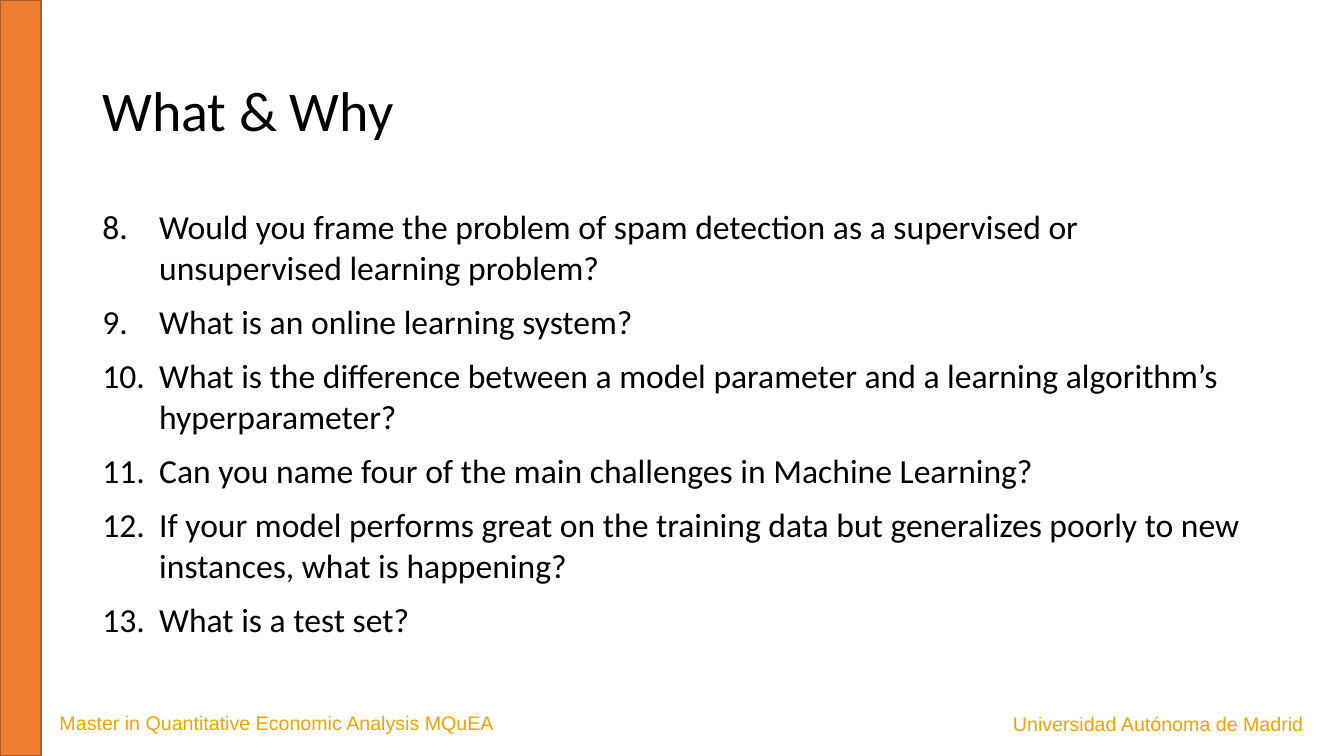
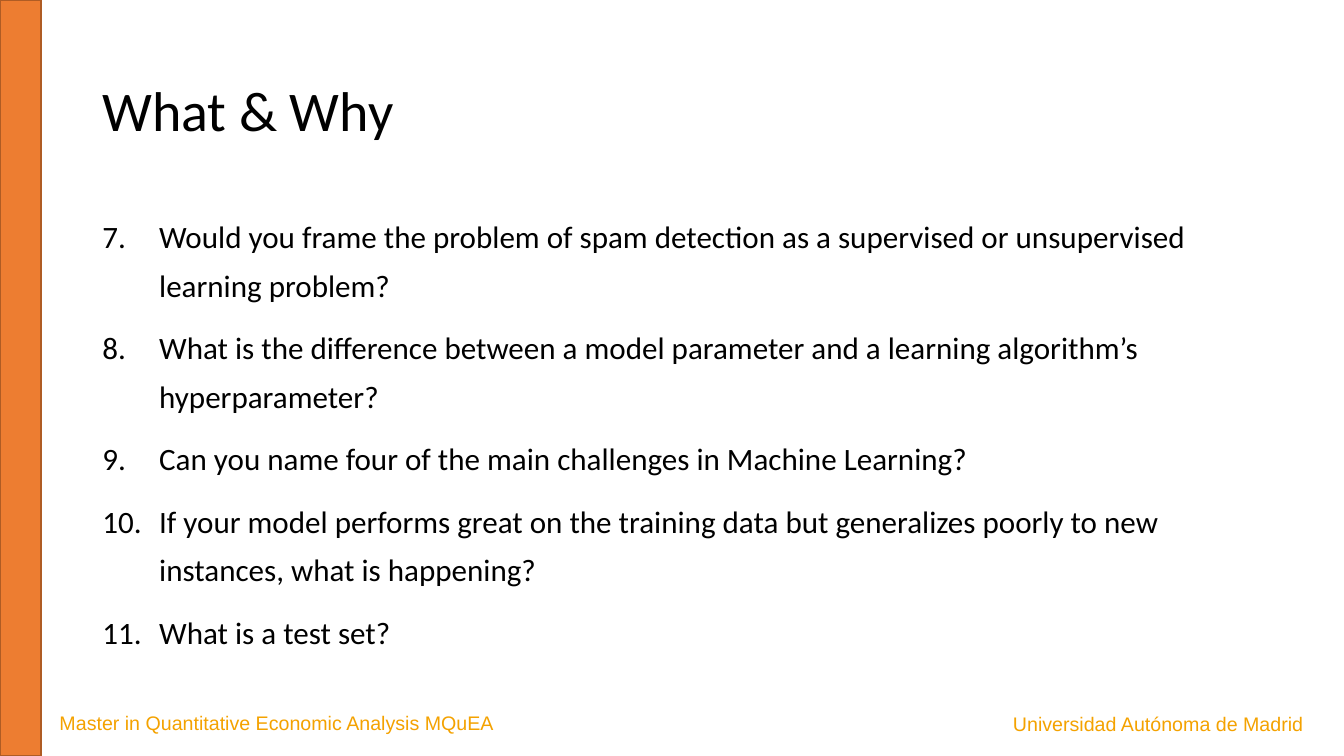
Before and after one commit to JavierBas/IMLEF-MQuEA, a slide deck: slide 4 of Course content/Slides/Topic 1 What is ML.pptx. Drawn at 1344x756 pixels with LibreOffice and Linux fonts; fonts in the diff are those of the drawing. Boxes give left, top, right and bottom in pixels: in the first picture for what was removed or moved away, otherwise in the second. Text is boxed around its words. In the diff, an @@ line names an element or a change of style, - is before the commit and + after.

```diff
--- a/Course content/Slides/Topic 1 What is ML.pptx
+++ b/Course content/Slides/Topic 1 What is ML.pptx
@@ text "Would you frame the problem ..." at (x1=159, y1=226, x2=1185, y2=645): size 24 to 22.2 pt; line spacing 1 to 1.3 @@
@@ text at (x1=159, y1=310, x2=632, y2=340): paragraph removed @@
-9. What is an online learning system?
```
Also in this commit, not shown: 10 other slides changed, 1 other file.
